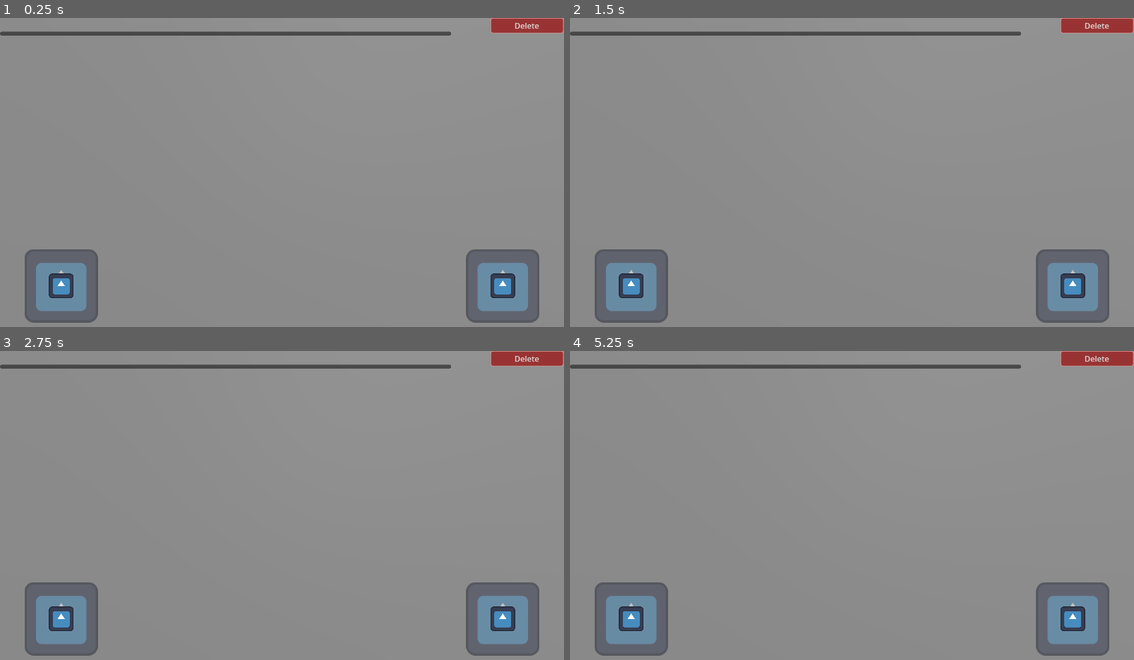
Above: before the commit, frames 1-4 (two rows, left to right).
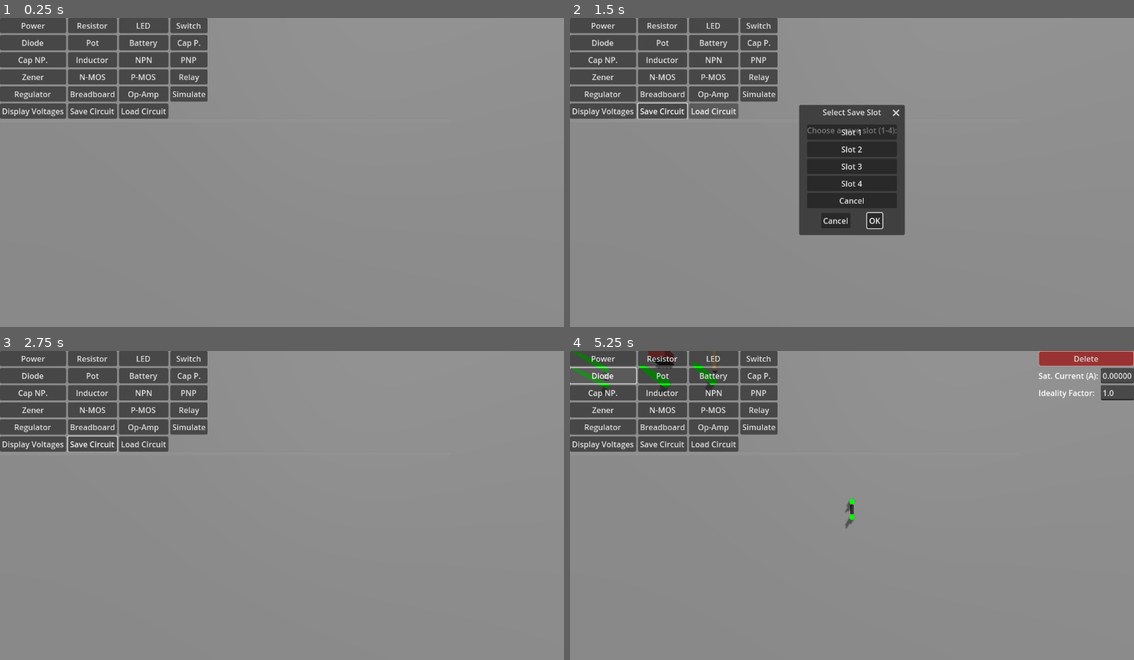
Above: after the commit, the same moments.

Repository: supastishn/mcu-sim
Game: Godot game, scene res://CircuitEditor3D.tscn
The game is run twice, just before and just after one commit, with the same random seed, the same clock (stepped at 60 frames per second) and the same inputs. This scene is started directly instead of the project's main scene. The engine's default icon, where the game draws it, is replaced by a stand-in: a white triangle on a blue panel in a dark square.
Inputs (mouse positions are in pixels of both pictures, inside the frame that each line leads up to):
- Up to frame 1 (0.25 s): no input
- Up to frame 2 (1.5 s): click (660, 110) at 0.5 s, where only the run after the commit has a clickable "Save Circuit"; click (711, 110) at 1.25 s, where only the run after the commit has a clickable "Load Circuit"
- Up to frame 3 (2.75 s): click (304, 554) at 2 s, where only the run after the commit has a clickable "OK"
- Up to frame 4 (5.25 s): click (603, 357) at 2.75 s, where only the run after the commit has a clickable "Power"; click (660, 357) at 3.5 s, where only the run after the commit has a clickable "Resistor"; click (711, 357) at 4.25 s, where only the run after the commit has a clickable "LED"; click (603, 375) at 5 s, where only the run after the commit has a clickable "Diode"

The runs differ from the first frame. In frame 1, 17% of the frame differs, in the area x 0-100%, y 0-99%; in frame 2, 25%; in frame 3, 17%; in frame 4, 18%.
Error before the commit: Parse Error: Function "save_circuit_to_file()" not found in base self. (res://CircuitEditor3D.gd:899)

Commit message:
feat: add save/load circuit functionality and UI buttons to editor

Diff:
--- a/CircuitEditor3D.gd
+++ b/CircuitEditor3D.gd
@@ -563,6 +563,16 @@
 	display_voltage_button.pressed.connect(_on_display_voltage_button_pressed)
 	component_grid.add_child(display_voltage_button)
 
+	var save_button = Button.new()
+	save_button.text = "Save Circuit"
+	save_button.pressed.connect(_on_save_button_pressed)
+	component_grid.add_child(save_button)
+
+	var load_button = Button.new()
+	load_button.text = "Load Circuit"
+	load_button.pressed.connect(_on_load_button_pressed)
+	component_grid.add_child(load_button)
+
 
 ## Removes all dynamically generated property editors from the selection bar.
 func _clear_properties():
@@ -798,6 +808,303 @@
 
 	_hide_voltage_displays()
 
+## Saves the current circuit to a file.
+func save_circuit_to_file(file_path: String) -> void:
+	var save_data = {}
+
+	# Save components
+	var components_data = []
+	for component in components_node.get_children():
+		if component is Wire3D:
+			continue  # Wires are reconstructed from connections
+
+		var comp_data = {
+			"type": component.get_class(),
+			"position": component.global_position,
+			"properties": {}
+		}
+
+		# Save component-specific properties
+		if component is Resistor3D:
+			comp_data["properties"]["resistance"] = component.resistance
+		elif component is PowerSource3D:
+			comp_data["properties"]["target_voltage"] = component.target_voltage
+			comp_data["properties"]["target_current"] = component.target_current
+		elif component is LED3D:
+			comp_data["properties"]["saturation_current"] = component.saturation_current
+			comp_data["properties"]["ideality_factor"] = component.ideality_factor
+		elif component is Switch3D:
+			comp_data["properties"]["current_state"] = component.current_state
+		elif component is Diode3D:
+			comp_data["properties"]["saturation_current"] = component.saturation_current
+			comp_data["properties"]["ideality_factor"] = component.ideality_factor
+		elif component is Potentiometer3D:
+			comp_data["properties"]["total_resistance"] = component.total_resistance
+			comp_data["properties"]["wiper_position"] = component.wiper_position
+		elif component is Battery3D:
+			comp_data["properties"]["num_cells"] = component.num_cells
+		elif component is PolarizedCapacitor3D:
+			comp_data["properties"]["capacitance"] = component.capacitance
+			comp_data["properties"]["max_voltage"] = component.max_voltage
+		elif component is NonPolarizedCapacitor3D:
+			comp_data["properties"]["capacitance"] = component.capacitance
+			comp_data["properties"]["max_voltage"] = component.max_voltage
+		elif component is Inductor3D:
+			comp_data["properties"]["inductance"] = component.inductance
+		elif component is NPNBJT3D:
+			comp_data["properties"]["saturation_current"] = component.saturation_current
+			comp_data["properties"]["alpha_forward"] = component.alpha_forward
+			comp_data["properties"]["alpha_reverse"] = component.alpha_reverse
+		elif component is PNPBJT3D:
+			comp_data["properties"]["saturation_current"] = component.saturation_current
+			comp_data["properties"]["alpha_forward"] = component.alpha_forward
+			comp_data["properties"]["alpha_reverse"] = component.alpha_reverse
+		elif component is ZenerDiode3D:
+			comp_data["properties"]["saturation_current"] = component.saturation_current
+			comp_data["properties"]["ideality_factor"] = component.ideality_factor
+			comp_data["properties"]["zener_voltage"] = component.zener_voltage
+		elif component is NChannelMOSFET3D:
+			comp_data["properties"]["threshold_voltage"] = component.threshold_voltage
+			comp_data["properties"]["transconductance_parameter"] = component.transconductance_parameter
+		elif component is PChannelMOSFET3D:
+			comp_data["properties"]["threshold_voltage"] = component.threshold_voltage
+			comp_data["properties"]["transconductance_parameter"] = component.transconductance_parameter
+		elif component is Relay3D:
+			comp_data["properties"]["signal_voltage_threshold"] = component.signal_voltage_threshold
+			comp_data["properties"]["coil_resistance"] = component.coil_resistance
+		elif component is LinearRegulator3D:
+			comp_data["properties"]["regulated_voltage"] = component.regulated_voltage
+		elif component is OpAmp3D:
+			comp_data["properties"]["open_loop_gain"] = component.open_loop_gain
+
+		components_data.append(comp_data)
+
+	save_data["components"] = components_data
+
+	# Save wire connections (terminal pairs)
+	var wire_data = []
+	for wire in wires_node.get_children():
+		if wire is Wire3D and is_instance_valid(wire.terminal_start) and is_instance_valid(wire.terminal_end):
+			# Store component names and terminal names for reconstruction
+			var start_parent = wire.terminal_start.get_parent()
+			var end_parent = wire.terminal_end.get_parent()
+
+			if start_parent and end_parent:
+				wire_data.append({
+					"start_component": start_parent.name,
+					"start_terminal": wire.terminal_start.name,
+					"end_component": end_parent.name,
+					"end_terminal": wire.terminal_end.name
+				})
+
+	save_data["wires"] = wire_data
+
+	# Save ground connection
+	if circuit_graph.ground_node_id != -1:
+		for node_id in circuit_graph.electrical_nodes:
+			var node_data = circuit_graph.electrical_nodes[node_id]
+			if node_id == circuit_graph.ground_node_id and not node_data.terminals.is_empty():
+				var ground_terminal = node_data.terminals[0]
+				var ground_parent = ground_terminal.get_parent()
+				if ground_parent:
+					save_data["ground"] = {
+						"component": ground_parent.name,
+						"terminal": ground_terminal.name
+					}
+				break
+
+	var file = FileAccess.open(file_path, FileAccess.WRITE)
+	if file:
+		file.store_string(JSON.stringify(save_data))
+		file.close()
+		print("Circuit saved to: ", file_path)
+	else:
+		print("Failed to save circuit to: ", file_path)
+
+## Loads a circuit from a file.
+func load_circuit_from_file(file_path: String) -> void:
+	var file = FileAccess.open(file_path, FileAccess.READ)
+	if not file:
+		print("Failed to load circuit from: ", file_path)
+		return
+
+	var content = file.get_as_text()
+	file.close()
+
+	var json = JSON.new()
+	var parse_result = json.parse(content)
+	if parse_result != OK:
+		print("Failed to parse save file: ", file_path)
+		return
+
+	var save_data = json.data
+	if typeof(save_data) != TYPE_DICTIONARY:
+		print("Invalid save data format")
+		return
+
+	# Clear existing circuit
+	_clear_circuit()
+
+	# Load components
+	var component_map = {}  # Map component names to instances
+	if save_data.has("components"):
+		for comp_data in save_data["components"]:
+			var scene = _get_component_scene(comp_data["type"])
+			if scene:
+				var component = _add_component(scene, comp_data["position"])
+				component.name = _generate_unique_name(comp_data["type"])
+				component_map[component.name] = component
+
+				# Restore properties
+				if comp_data["properties"].has("resistance"):
+					component.resistance = comp_data["properties"]["resistance"]
+				if comp_data["properties"].has("target_voltage"):
+					component.target_voltage = comp_data["properties"]["target_voltage"]
+				if comp_data["properties"].has("target_current"):
+					component.target_current = comp_data["properties"]["target_current"]
+				if comp_data["properties"].has("saturation_current"):
+					component.saturation_current = comp_data["properties"]["saturation_current"]
+				if comp_data["properties"].has("ideality_factor"):
+					component.ideality_factor = comp_data["properties"]["ideality_factor"]
+				if comp_data["properties"].has("current_state"):
+					component.set_state(comp_data["properties"]["current_state"])
+				if comp_data["properties"].has("wiper_position"):
+					component.set_wiper_position(comp_data["properties"]["wiper_position"])
+				if comp_data["properties"].has("num_cells"):
+					component.set_num_cells(comp_data["properties"]["num_cells"])
+				if comp_data["properties"].has("capacitance"):
+					component.capacitance = comp_data["properties"]["capacitance"]
+				if comp_data["properties"].has("max_voltage"):
+					component.max_voltage = comp_data["properties"]["max_voltage"]
+				if comp_data["properties"].has("inductance"):
+					component.inductance = comp_data["properties"]["inductance"]
+				if comp_data["properties"].has("alpha_forward"):
+					component.alpha_forward = comp_data["properties"]["alpha_forward"]
+				if comp_data["properties"].has("alpha_reverse"):
+					component.alpha_reverse = comp_data["properties"]["alpha_reverse"]
+				if comp_data["properties"].has("zener_voltage"):
+					component.zener_voltage = comp_data["properties"]["zener_voltage"]
+				if comp_data["properties"].has("threshold_voltage"):
+					component.threshold_voltage = comp_data["properties"]["threshold_voltage"]
+				if comp_data["properties"].has("transconductance_parameter"):
+					component.transconductance_parameter = comp_data["properties"]["transconductance_parameter"]
+				if comp_data["properties"].has("signal_voltage_threshold"):
+					component.signal_voltage_threshold = comp_data["properties"]["signal_voltage_threshold"]
+				if comp_data["properties"].has("coil_resistance"):
+					component.coil_resistance = comp_data["properties"]["coil_resistance"]
+				if comp_data["properties"].has("regulated_voltage"):
+					component.regulated_voltage = comp_data["properties"]["regulated_voltage"]
+				if comp_data["properties"].has("open_loop_gain"):
+					component.open_loop_gain = comp_data["properties"]["open_loop_gain"]
+
+				circuit_graph.component_config_changed(component)
+
+	# Rebuild graph connections
+	_rebuild_graph_from_scene()
+
+	# Load wires
+	if save_data.has("wires"):
+		for wire_info in save_data["wires"]:
+			var start_component = component_map.get(wire_info["start_component"])
+			var end_component = component_map.get(wire_info["end_component"])
+
+			if start_component and end_component:
+				var start_terminal = start_component.get_node_or_null(wire_info["start_terminal"])
+				var end_terminal = end_component.get_node_or_null(wire_info["end_terminal"])
+
+				if start_terminal and end_terminal and start_terminal is Area3D and end_terminal is Area3D:
+					_create_wire(start_terminal, end_terminal)
+
+	# Load ground connection
+	if save_data.has("ground"):
+		var ground_info = save_data["ground"]
+		var ground_component = component_map.get(ground_info["component"])
+		if ground_component:
+			var ground_terminal = ground_component.get_node_or_null(ground_info["terminal"])
+			if ground_terminal and ground_terminal is Area3D:
+				circuit_graph.set_ground_node(ground_terminal)
+
+	print("Circuit loaded from: ", file_path)
+
+## Clears the current circuit.
+func _clear_circuit() -> void:
+	# Remove all components
+	for component in components_node.get_children():
+		if component != null:
+			component.queue_free()
+
+	# Remove all wires
+	for wire in wires_node.get_children():
+		if wire != null:
+			wire.queue_free()
+
+	# Reset circuit graph
+	circuit_graph.components.clear()
+	circuit_graph.component_node_map.clear()
+	circuit_graph.electrical_nodes.clear()
+	circuit_graph.terminal_connections.clear()
+	circuit_graph.ground_node_id = -1
+	circuit_graph._next_node_id = 0
+	circuit_graph._is_solved = false
+	circuit_graph._needs_rebuild = true
+	circuit_graph._cached_system = {}
+
+## Gets the appropriate scene for a component type.
+func _get_component_scene(type_name: String):
+	match type_name:
+		"Resistor3D":
+			return ResistorScene
+		"PowerSource3D":
+			return PowerSourceScene
+		"LED3D":
+			return LEDScene
+		"Switch3D":
+			return SwitchScene
+		"Diode3D":
+			return DiodeScene
+		"Potentiometer3D":
+			return PotentiometerScene
+		"Battery3D":
+			return BatteryScene
+		"PolarizedCapacitor3D":
+			return PolarizedCapacitorScene
+		"NonPolarizedCapacitor3D":
+			return NonPolarizedCapacitorScene
+		"Inductor3D":
+			return InductorScene
+		"NPNBJT3D":
+			return NPNBJTScene
+		"PNPBJT3D":
+			return PNPBJTScene
+		"ZenerDiode3D":
+			return ZenerDiodeScene
+		"NChannelMOSFET3D":
+			return NChannelMOSFETScene
+		"PChannelMOSFET3D":
+			return PChannelMOSFETScene
+		"Relay3D":
+			return RelayScene
+		"LinearRegulator3D":
+			return LinearRegulatorScene
+		"OpAmp3D":
+			return OpAmpScene
+		_:
+			return null
+
+## Generates a unique name for a component.
+func _generate_unique_name(base_name: String) -> String:
+	var existing_names = []
+	for child in components_node.get_children():
+		existing_names.append(child.name)
+
+	var counter = 1
+	var new_name = base_name + str(counter)
+	while existing_names.has(new_name):
+		counter += 1
+		new_name = base_name + str(counter)
+
+	return new_name
+
 ## Forces a full rebuild of the circuit graph based on the components and wires in the scene.
 func _rebuild_graph_from_scene():
 	var all_components = components_node.get_children()
